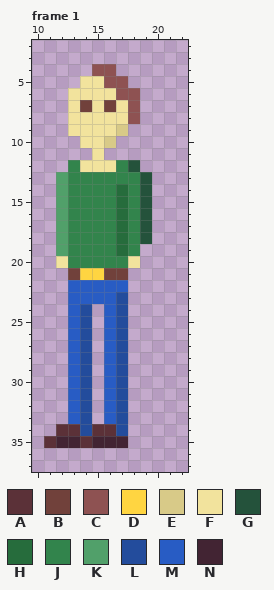
Pixel-art file, stored at Assets/Aseprites/Father.aseprite. This is how it looked before the edit.
32x40 pixels, 1 frame. Colours within 5 levels of each other are drawn and written as one. Shown: frame 1: x 10..22, y 2..37. The commit also changed other frames, which this record leaves out.
Palette (. is transparent): A #5b3138  B #71413b  C #8e5252  D #ffd541  E #d8ca88  F #f2e39d  G #24523b  H #266c3c  J #32844c  K #51a06a  L #234c9c  M #285cc4  N #422433
Now the later version:
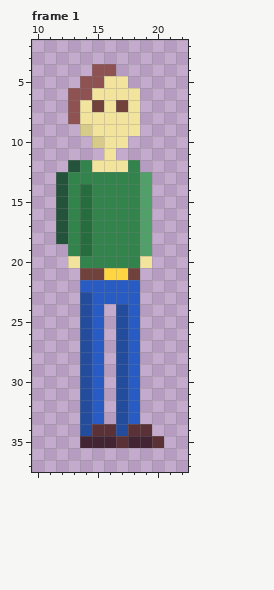
What changed:
@@ palette @@
-G #24523b
+G #51a06a
-K #51a06a
+K #24523b
--- frame 1
@@ x 10..22 @@
  4 .....CC......
- 5 ....FFCC.....
- 6 ...FFFFCC....
- 7 ...FBFBFC....
- 8 ...FFFFFC....
- 9 ...FFFFE.....
-10 ....FFE......
-11 .....F.......
-12 ...JFFFJG....
+ 5 ....CCFF.....
+ 6 ...CCFFFF....
+ 7 ...CFBFBF....
+ 8 ...CFFFFF....
+ 9 ....EFFFF....
+10 .....EFF.....
+11 ......F......
+12 ...KJFFFJ....
 13 ..KJJJJJJG...
-14 ..KJJJJHJG...
-15 ..KJJJJHJG...
-16 ..KJJJJHJG...
-17 ..KJJJJHJG...
-18 ..KJJJJHJG...
-19 ..KJJJJHJ....
-20 ..FJJJJJF....
-21 ...BDDBB.....
-22 ...MMMMM.....
-23 ...MMMML.....
-24 ...ML.ML.....
-25 ...ML.ML.....
-26 ...ML.ML.....
-27 ...ML.ML.....
-28 ...ML.ML.....
-29 ...ML.ML.....
-30 ...ML.ML.....
-31 ...ML.ML.....
-32 ...ML.ML.....
-33 ...ML.ML.....
-34 ..AALAAL.....
-35 .ANNANNN.....
+14 ..KJHJJJJG...
+15 ..KJHJJJJG...
+16 ..KJHJJJJG...
+17 ..KJHJJJJG...
+18 ..KJHJJJJG...
+19 ...JHJJJJG...
+20 ...FJJJJJF...
+21 ....BBDDB....
+22 ....MMMMM....
+23 ....LMMMM....
+24 ....LM.LM....
+25 ....LM.LM....
+26 ....LM.LM....
+27 ....LM.LM....
+28 ....LM.LM....
+29 ....LM.LM....
+30 ....LM.LM....
+31 ....LM.LM....
+32 ....LM.LM....
+33 ....LM.LM....
+34 ....LAALAA...
+35 ....NNNANNA..
 36 .............
